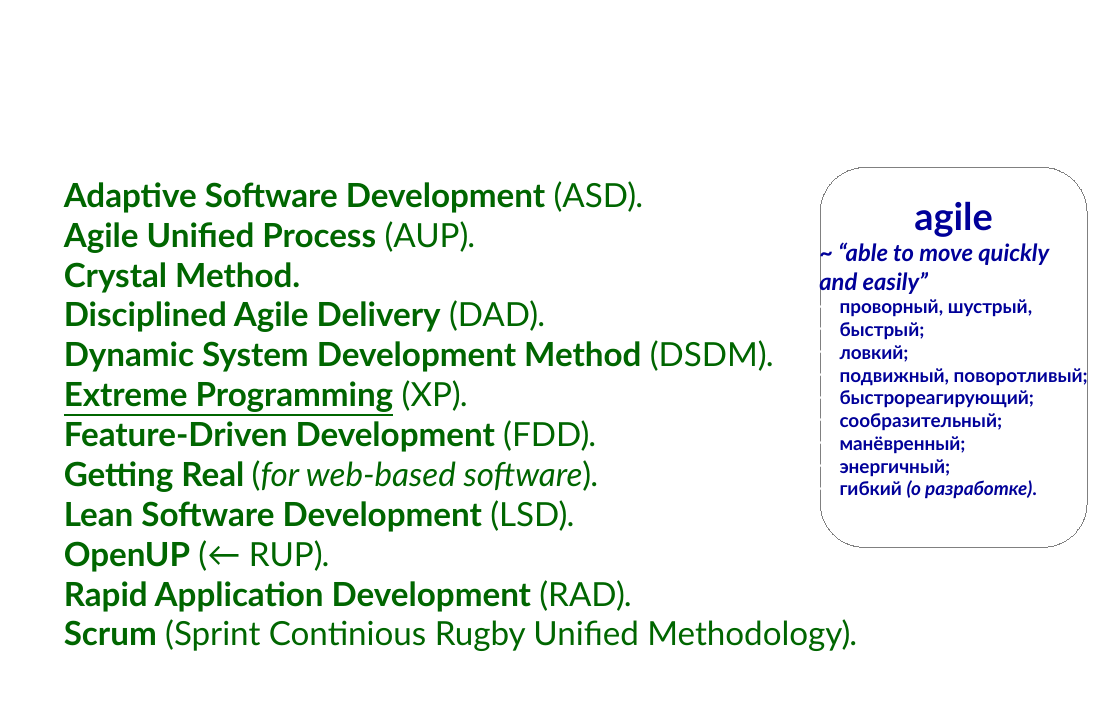
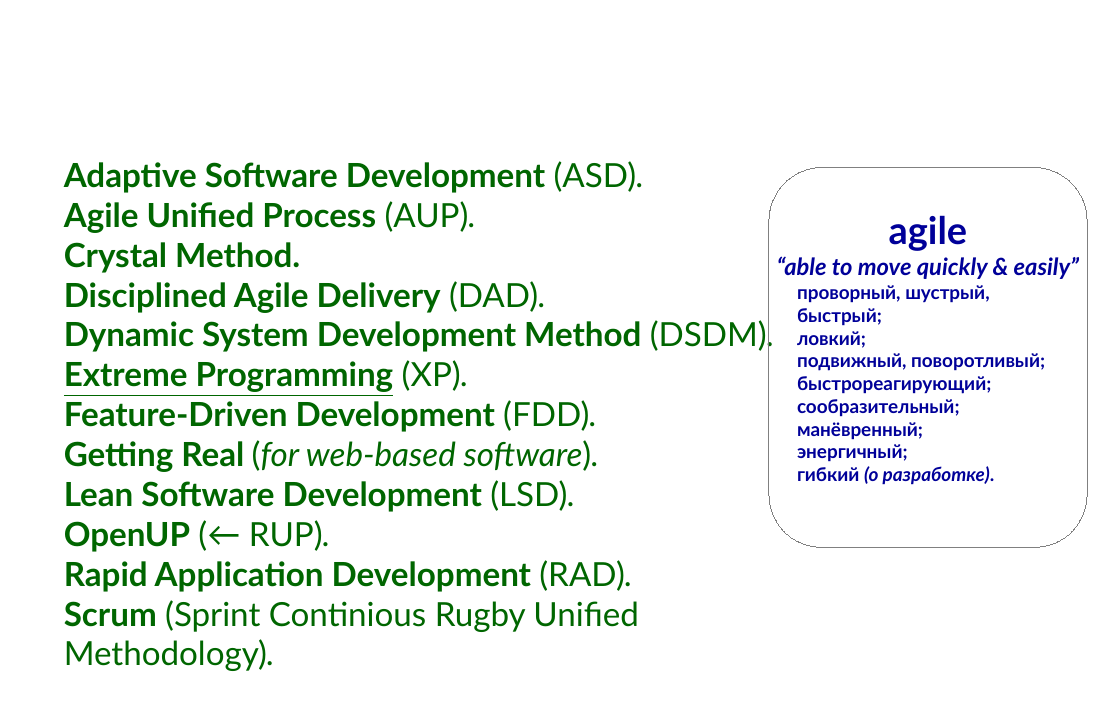
Before and after one commit to mike-shock/Programmers_Club-Caiman, a slide deck: slide 16 of drafts/Software_Craft.odp. Drawn at 1120x706 pixels with LibreOffice and Linux fonts; fonts in the diff are those of the drawing; background and template pictures are left out. Boxes give left, top, right and bottom in pixels: in the first picture for what was removed or moved away, otherwise in the second. Text is boxed around its words. In the diff, an @@ line names an element or a change of style, - is before the commit and + after.

```diff
--- a/drafts/Software_Craft.odp
+++ b/drafts/Software_Craft.odp
@@ text "Adaptive Software Development (ASD)." rewrapped from <box>64,181,858,651</box> to <box>64,161,775,671</box> @@
@@ freeform shape "agile": place and size @@
-freeform shape "agile" at <box>820,167,1088,547</box>
+freeform shape "agile" at <box>769,167,1088,547</box>
@@ text in freeform shape at <box>777,256,1079,279</box>: text changed @@
-~ “able to move quickly
-and easily”
+“able to move quickly & easily”
```
Also in this commit, not shown: 8 other slides changed, 3 slides added, 1 other file.
